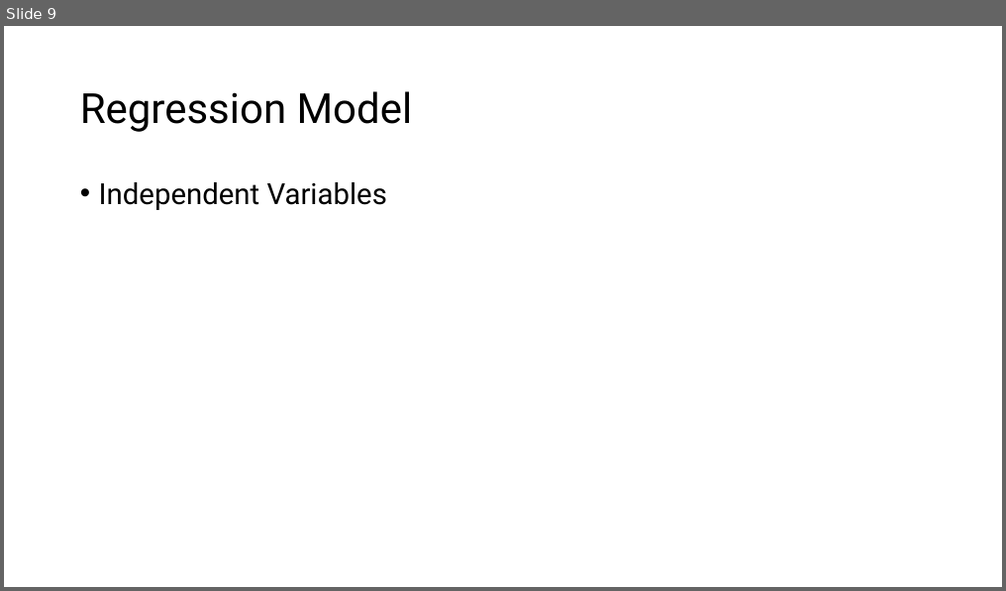
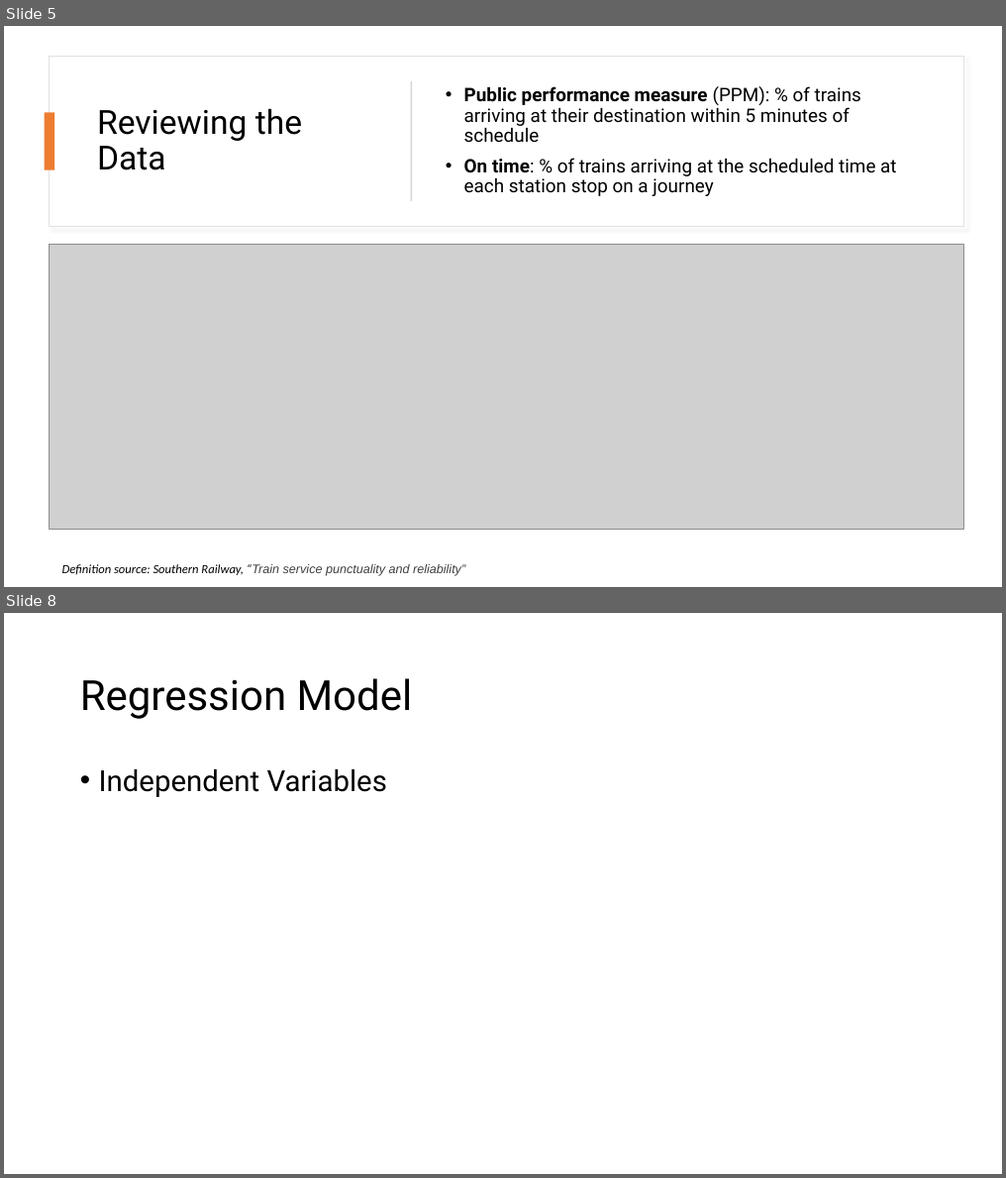
Before and after one commit to zoenyoo/MUSA508_Final, a slide deck: FInal_Presentation.pptx. Shown one above the other, each under a label of ours: slide 9 before the commit, slides 5 and 8 after it; the slides between them are not shown. The pictures are 1006x591 and 1006x1178 pixels, drawn with LibreOffice and Linux fonts; fonts in the diff are those of the drawing; grey boxes stand for pictures. Boxes give left, top, right and bottom in pixels: in the first picture for what was removed or moved away, otherwise in the second. Text is boxed around its words. In the diff, an @@ line names an element or a change of style, - is before the commit and + after.

```diff
--- a/FInal_Presentation.pptx
+++ b/FInal_Presentation.pptx
@@ slide 5 added at (4, 26, 1002, 587), background #FFFFFF @@
@@ rectangle added at (50, 56, 963, 227), fill #FFFFFF, outline #E1E1E1 1 pt @@
@@ rectangle added at (411, 81, 412, 201), fill #D5D5D5 @@
@@ rectangle added at (45, 113, 54, 171), fill #ED7D31 @@
@@ title added at (97, 108, 302, 171), 32 pt, text #000000 @@
+Reviewing the Data
@@ text added at (464, 86, 896, 196), 18 pt, text #000000 @@
+• Public performance measure (PPM): % of trains arriving at their destination within 5 minutes of schedule
+• On time: % of trains arriving at the scheduled time at each station stop on a journey
@@ picture added at (50, 244, 963, 529) @@
@@ text added at (62, 565, 465, 576), 12 pt, text #404040, italic @@
+Definition source: Southern Railway, “Train service punctuality and reliability”
@@ what was slide 9 is now slide 8 @@
```
Also in this commit, not shown: 2 slides changed, 6 other slides added, 7 slides removed, 3 other files.
